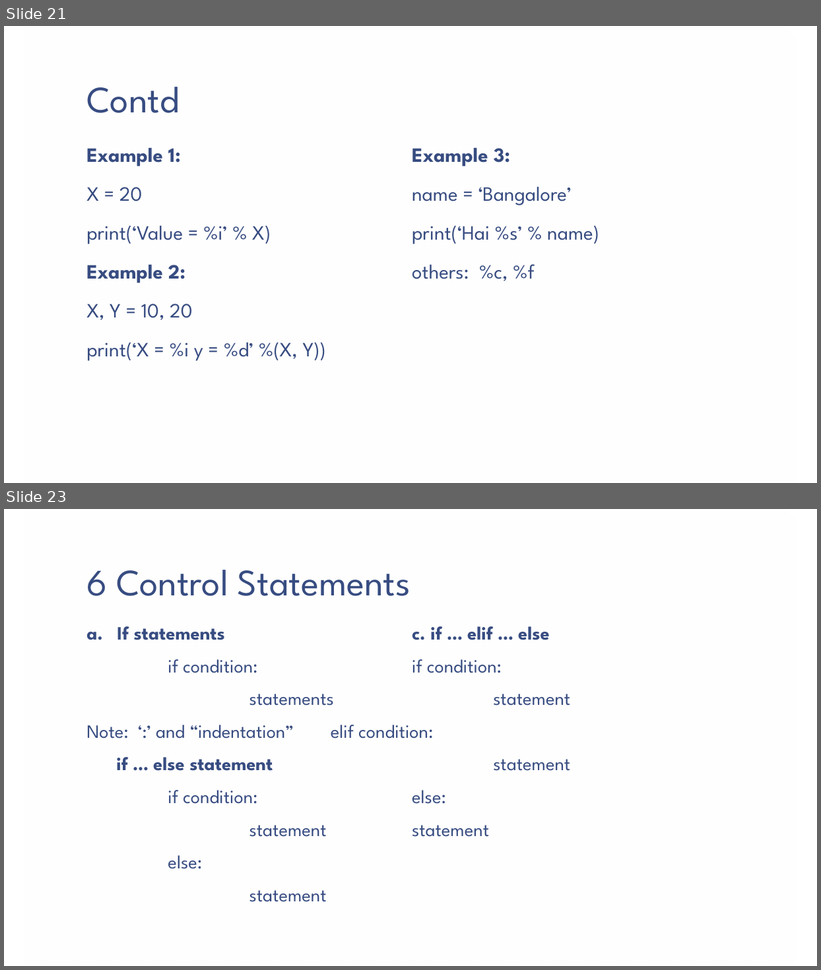
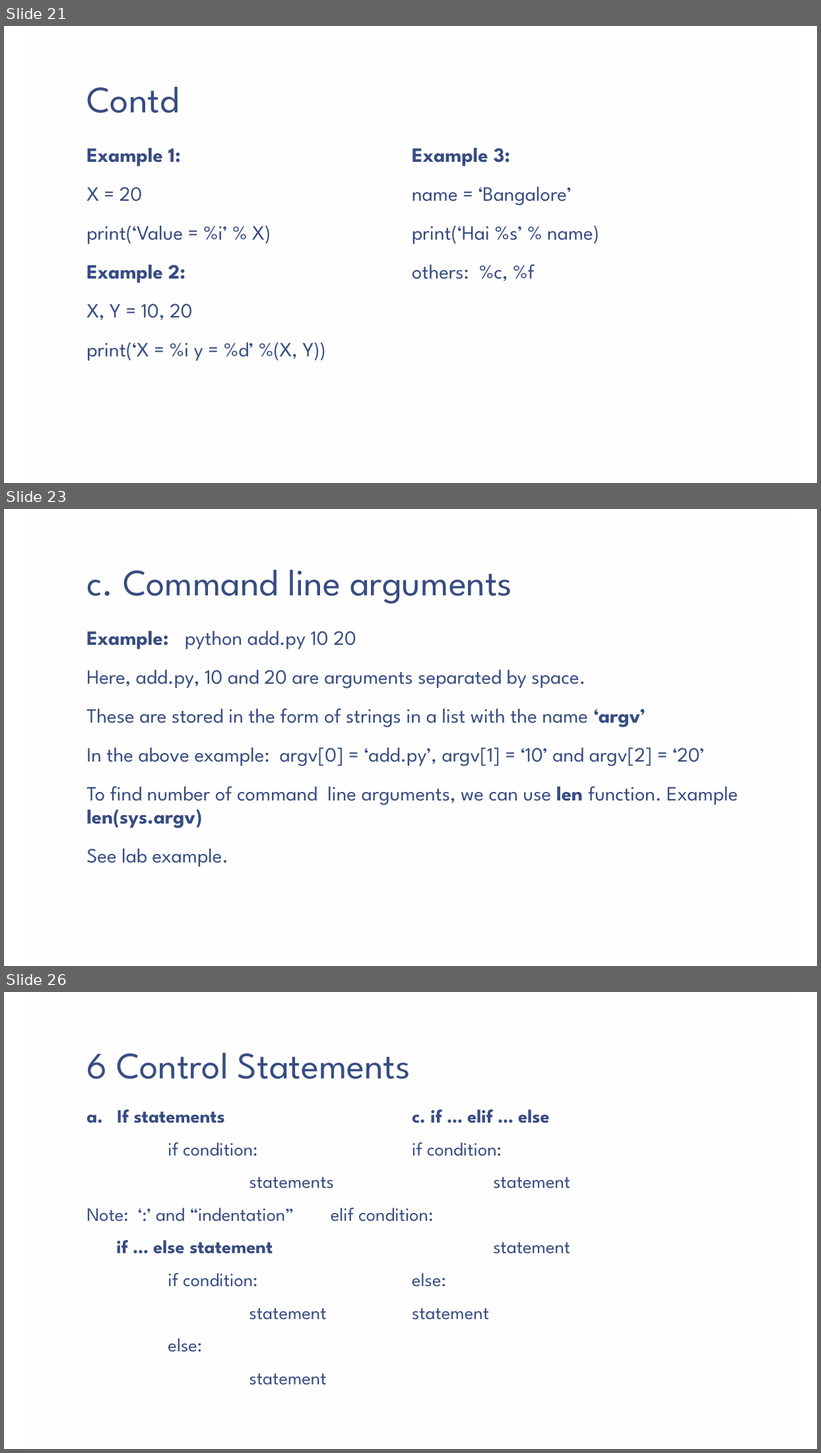
Before and after one commit to vaishnavi-consultants/Computer-Science, a slide deck: Python/Session2/PPT/Python_Fundamentals(Notes).pptx. Shown one above the other, each under a label of ours: slides 21 and 23 before the commit, slides 21, 23 and 26 after it; the slides between them are not shown. The pictures are 821x970 and 821x1453 pixels, drawn with LibreOffice and Linux fonts; fonts in the diff are those of the drawing; background and template pictures are left out. Boxes give left, top, right and bottom in pixels: in the first picture for what was removed or moved away, otherwise in the second. Text is boxed around its words. In the diff, an @@ line names an element or a change of style, - is before the commit and + after.

```diff
--- a/Python/Session2/PPT/Python_Fundamentals(Notes).pptx
+++ b/Python/Session2/PPT/Python_Fundamentals(Notes).pptx
@@ slide 23 added at box(4, 509, 817, 966), background picture (left out); not listed: 1 template element that a slide beside it also shows @@
@@ title added at box(86, 570, 512, 604), 44 pt, text #374C81 @@
+c. Command line arguments
@@ text added at box(86, 631, 738, 867), 24 pt, text #374C81 @@
+Example: python add.py 10 20
+Here, add.py, 10 and 20 are arguments separated by space.
+These are stored in the form of strings in a list with the name ‘argv’
+In the above example: argv[0] = ‘add.py’, argv[1] = ‘10’ and argv[2] = ‘20’
+To find number of command line arguments, we can use len function. Example len(sys.argv)
+See lab example.
@@ what was slide 23 is now slide 26 @@
```
Also in this commit, not shown: 3 slides changed, 2 other slides added.
